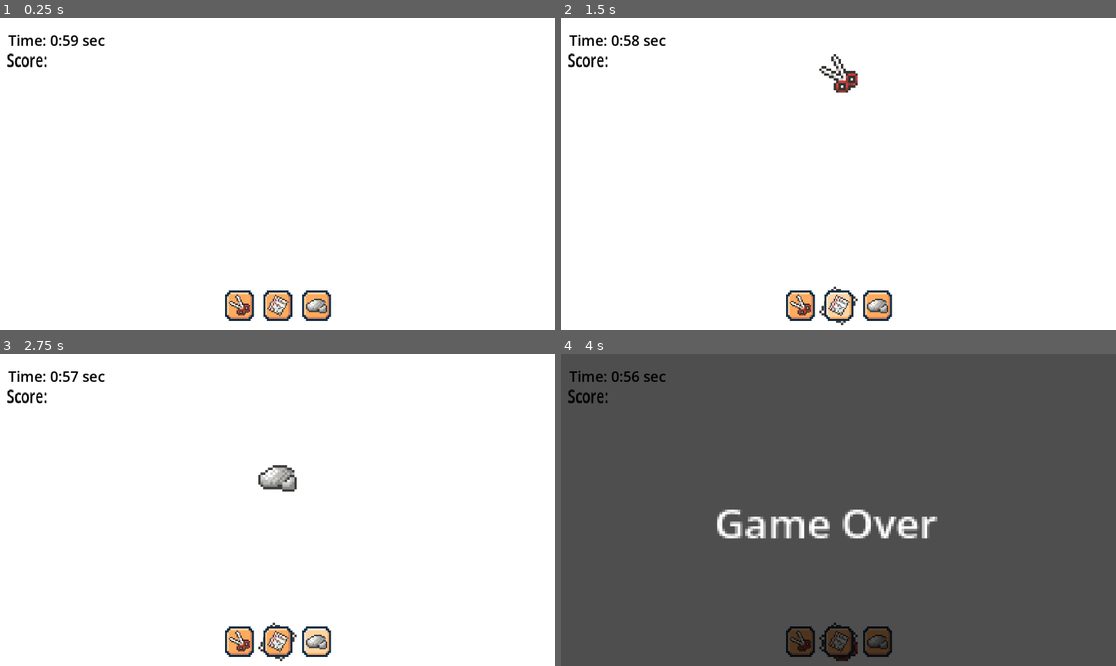
Above: before the commit, frames 1-4 (two rows, left to right).
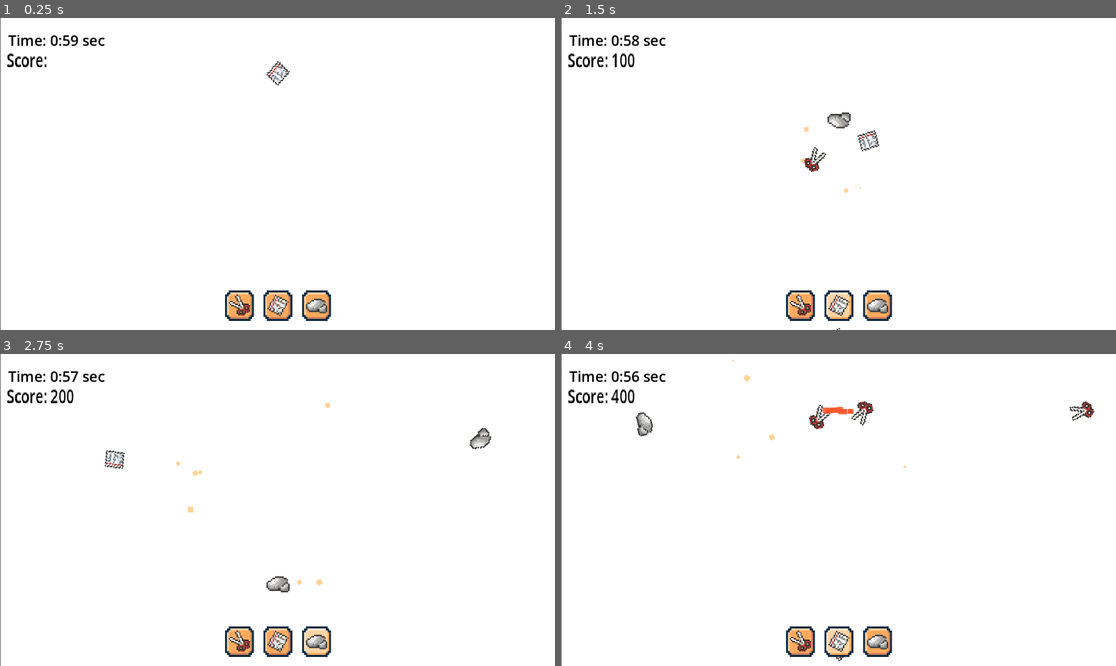
Above: after the commit, the same moments.

Repository: WebsterMiguelle/UnnamedRPS_MockProject
Game: Godot game, scene res://Scenes/Main.tscn
The game is run twice, just before and just after one commit, with the same random seed, the same clock (stepped at 60 frames per second) and the same inputs. Before the commit the project starts from res://Scenes/background.tscn.
Inputs (mouse positions are in pixels of both pictures, inside the frame that each line leads up to):
- Up to frame 1 (0.25 s): no input
- Up to frame 2 (1.5 s): click (799, 305) at 0.5 s; click (838, 305) at 1.25 s
- Up to frame 3 (2.75 s): click (316, 641) at 2 s
- Up to frame 4 (4 s): click (799, 641) at 2.75 s; click (838, 641) at 3.52 s

The runs differ from the first frame. In frame 1, 0.3% of the frame differs, in the area x 0-53%, y 0-100%; in frame 2, 1.1%; in frame 3, 1.3%; in frame 4, 99%, in the area x 0-100%, y 0-100%.

Commit message:
Core Gameplay Update: Better Gameplay Experience

Diff:
--- a/Scenes/Circle.tscn
+++ b/Scenes/Circle.tscn
@@ -8,13 +8,13 @@
 region = Rect2(0, 0, 16, 16)
 
 [sub_resource type="CircleShape2D" id="CircleShape2D_ot13w"]
-radius = 28.442924
+radius = 5.0
 
 [node name="circle" type="Area2D" unique_id=359608244]
 script = ExtResource("1_0qgdb")
 
 [node name="Sprite2D" type="Sprite2D" parent="." unique_id=1944786258]
-scale = Vector2(5, 5)
+scale = Vector2(3, 3)
 texture = SubResource("AtlasTexture_j0i48")
 
 [node name="CollisionShape2D" type="CollisionShape2D" parent="." unique_id=1194783480]
--- a/Scenes/background.tscn
+++ b/Scenes/Main.tscn
@@ -4,6 +4,7 @@
 [ext_resource type="Script" uid="uid://ccvyibobltoo8" path="res://Scripts/color_rect.gd" id="2_4aqey"]
 [ext_resource type="Texture2D" uid="uid://4outa15memkd" path="res://ASSETS/Buttons.png" id="3_4aqey"]
 [ext_resource type="Texture2D" uid="uid://bpqid0b3j45nr" path="res://ASSETS/Icons.png" id="4_xgxeb"]
+[ext_resource type="Script" uid="uid://bl5qa7n8mmpb6" path="res://Scenes/shake_camera.gd" id="5_ltlj5"]
 
 [sub_resource type="AtlasTexture" id="AtlasTexture_xgxeb"]
 atlas = ExtResource("3_4aqey")
@@ -53,16 +54,8 @@
 atlas = ExtResource("4_xgxeb")
 region = Rect2(0, 0, 16, 16)
 
-[node name="Background" type="Node2D" unique_id=76817665]
+[node name="Main" type="Node2D" unique_id=76817665]
 script = ExtResource("1_pojwb")
-player_speed = 500
-enemy_speed = 200
-
-[node name="ColorRect" type="ColorRect" parent="." unique_id=1359677457]
-offset_left = -1.0
-offset_right = 1152.0
-offset_bottom = 654.0
-script = ExtResource("2_4aqey")
 
 [node name="CanvasLayer" type="CanvasLayer" parent="." unique_id=938028321]
 
@@ -183,7 +176,22 @@
 theme_override_font_sizes/font_size = 25
 text = "Score:"
 
+[node name="DifficultyTimer" type="Timer" parent="." unique_id=602760788]
+wait_time = 10.0
+autostart = true
+
+[node name="ShakeCamera" type="Camera2D" parent="." unique_id=706726377]
+position = Vector2(575, 319)
+script = ExtResource("5_ltlj5")
+
+[node name="ColorRect" type="ColorRect" parent="." unique_id=1359677457]
+offset_top = -6.0
+offset_right = 1153.0
+offset_bottom = 648.0
+script = ExtResource("2_4aqey")
+
 [connection signal="pressed" from="CanvasLayer/HBoxContainer/Scissors" to="." method="_on_scissors_pressed"]
 [connection signal="pressed" from="CanvasLayer/HBoxContainer/Paper" to="." method="_on_paper_pressed"]
 [connection signal="pressed" from="CanvasLayer/HBoxContainer/Rock" to="." method="_on_rock_pressed"]
 [connection signal="timeout" from="Enemy Timer" to="." method="_on_enemy_timer_timeout"]
+[connection signal="timeout" from="DifficultyTimer" to="." method="_on_difficulty_timer_timeout"]
--- a/Scenes/Square.tscn
+++ b/Scenes/Square.tscn
@@ -8,13 +8,14 @@
 region = Rect2(16, 0, 16, 16)
 
 [sub_resource type="CircleShape2D" id="CircleShape2D_y4sij"]
-radius = 27.166155
+radius = 5.0990195
 
 [node name="Square" type="Area2D" unique_id=1901825666]
 script = ExtResource("1_1dlly")
 
 [node name="Sprite2D" type="Sprite2D" parent="." unique_id=1530337131]
-scale = Vector2(5, 5)
+rotation = -1.246165
+scale = Vector2(3, 3)
 texture = SubResource("AtlasTexture_1dlly")
 
 [node name="CollisionShape2D" type="CollisionShape2D" parent="." unique_id=800440697]
--- a/Scenes/Time.tscn
+++ b/Scenes/Time.tscn
@@ -1,6 +1,6 @@
 [gd_scene format=3 uid="uid://dtvfk7lrjpneb"]
 
-[ext_resource type="PackedScene" uid="uid://chucarwh7wvmd" path="res://Scenes/background.tscn" id="1_87xcn"]
+[ext_resource type="PackedScene" uid="uid://chucarwh7wvmd" path="res://Scenes/Main.tscn" id="1_87xcn"]
 
 [node name="Node2D" type="Node2D" unique_id=1041593751]
 
--- /dev/null
+++ b/Scenes/clash_particles.gd
@@ -0,0 +1,14 @@
+extends GPUParticles2D
+
+
+# Called when the node enters the scene tree for the first time.
+func _ready() -> void:
+	emitting = true
+	restart()
+	await get_tree().create_timer(1.0).timeout
+	queue_free()
+
+
+# Called every frame. 'delta' is the elapsed time since the previous frame.
+func _process(delta: float) -> void:
+	pass
--- /dev/null
+++ b/Scenes/clash_particles.tscn
@@ -0,0 +1,37 @@
+[gd_scene format=3 uid="uid://6j670v8agu4p"]
+
+[ext_resource type="Script" uid="uid://ctd0luj3026do" path="res://Scenes/clash_particles.gd" id="1_fqgyo"]
+
+[sub_resource type="Curve" id="Curve_pbw6q"]
+_limits = [0.0, 3.0, 0.0, 1.0]
+_data = [Vector2(0, 3), 0.0, 0.0, 0, 0, Vector2(1, 1.1420903), 0.0, 0.0, 0, 0]
+point_count = 2
+
+[sub_resource type="CurveTexture" id="CurveTexture_v1gob"]
+curve = SubResource("Curve_pbw6q")
+
+[sub_resource type="ParticleProcessMaterial" id="ParticleProcessMaterial_jw32o"]
+lifetime_randomness = 0.5
+particle_flag_disable_z = true
+spread = 180.0
+initial_velocity_min = 245.40999
+initial_velocity_max = 365.61
+angular_velocity_min = -380.81
+angular_velocity_max = -153.56001
+gravity = Vector3(3.45, 104.115, 0)
+scale_min = 0.0
+scale_max = 10.309999
+scale_over_velocity_min = 171.31
+scale_over_velocity_max = 234.67
+scale_over_velocity_curve = SubResource("CurveTexture_v1gob")
+color = Color(1, 0.824541, 0.59681135, 1)
+
+[node name="ClashParticles" type="GPUParticles2D" unique_id=1745936587]
+emitting = false
+lifetime = 1.47
+preprocess = 1.64
+explosiveness = 1.0
+randomness = 0.34
+fixed_fps = 0
+process_material = SubResource("ParticleProcessMaterial_jw32o")
+script = ExtResource("1_fqgyo")
--- /dev/null
+++ b/Scenes/draw_particles.gd
@@ -0,0 +1,13 @@
+extends GPUParticles2D
+
+
+# Called when the node enters the scene tree for the first time.
+func _ready() -> void:
+	emitting = true
+	restart()
+	await get_tree().create_timer(1.0).timeout
+	queue_free()
+
+# Called every frame. 'delta' is the elapsed time since the previous frame.
+func _process(delta: float) -> void:
+	pass
--- /dev/null
+++ b/Scenes/draw_particles.tscn
@@ -0,0 +1,34 @@
+[gd_scene format=3 uid="uid://gu2h8scbagpt"]
+
+[ext_resource type="Script" uid="uid://bquhuar4c8bb7" path="res://Scenes/draw_particles.gd" id="1_7hevp"]
+
+[sub_resource type="Curve" id="Curve_ulk4y"]
+_limits = [-24.58, 1.0, 0.0, 1.0]
+_data = [Vector2(0, 1), 0.0, 0.0, 0, 0, Vector2(1, 1), 0.0, 0.0, 0, 0]
+point_count = 2
+
+[sub_resource type="CurveXYZTexture" id="CurveXYZTexture_7hevp"]
+curve_x = SubResource("Curve_ulk4y")
+
+[sub_resource type="ParticleProcessMaterial" id="ParticleProcessMaterial_rj07s"]
+lifetime_randomness = 0.3
+particle_flag_disable_z = true
+inherit_velocity_ratio = 0.11
+direction = Vector3(1.795, 0, 0)
+spread = 91.731
+directional_velocity_min = -720.0
+directional_velocity_max = 719.99994
+directional_velocity_curve = SubResource("CurveXYZTexture_7hevp")
+gravity = Vector3(0, 98, 0)
+scale_min = 6.3799996
+scale_max = 12.759999
+color = Color(1, 0.3529412, 0.18039216, 0.8980392)
+
+[node name="GPUParticles2D" type="GPUParticles2D" unique_id=1321830034]
+amount = 10
+lifetime = 1.29
+interp_to_end = 0.018
+explosiveness = 1.0
+fixed_fps = 0
+process_material = SubResource("ParticleProcessMaterial_rj07s")
+script = ExtResource("1_7hevp")
--- /dev/null
+++ b/Scenes/shake_camera.gd
@@ -0,0 +1,36 @@
+extends Camera2D
+
+@export var decay = 0.9  # How quickly the shaking stops (0-1)
+@export var max_offset = Vector2(5, 5)  # Max horizontal/vertical shake
+@export var max_roll = 0.8  # Maximum rotation in radians
+@export var target : Node2D  # The node the camera follows (e.g., player)
+
+var trauma = 0  # Current shake strength
+var trauma_power = 1  # Trauma exponent for better "feel"
+var noise_y = 0
+
+func _ready():
+	randomize()
+	noise_y = randi()
+
+func add_trauma(amount):
+	trauma = min(trauma + amount, 1.0)
+
+func _process(delta):
+	if target:
+		global_position = target.global_position
+
+	if trauma > 0:
+		trauma = max(trauma - decay * delta, 0)
+		shake()
+	else:
+		rotation = 0
+		offset = Vector2.ZERO
+
+func shake():
+	var amount = pow(trauma, trauma_power)
+	noise_y += 0
+	# Using random noise for smoother shake
+	rotation = max_roll * amount * randf_range(-1, 1)
+	offset.x = max_offset.x * amount * randf_range(-1, 1)
+	offset.y = max_offset.y * amount * randf_range(-1, 1)
--- a/Scenes/triangle.tscn
+++ b/Scenes/triangle.tscn
@@ -8,13 +8,14 @@
 region = Rect2(0, 16, 16, 16)
 
 [sub_resource type="CircleShape2D" id="CircleShape2D_idvkf"]
-radius = 27.45906
+radius = 6.0827627
 
 [node name="triangle" type="Area2D" unique_id=2086610785]
 script = ExtResource("1_4roi2")
 
 [node name="Sprite2D" type="Sprite2D" parent="." unique_id=363585374]
-scale = Vector2(5, 5)
+rotation = 0.7853982
+scale = Vector2(3, 3)
 texture = SubResource("AtlasTexture_4roi2")
 
 [node name="CollisionShape2D" type="CollisionShape2D" parent="." unique_id=1068785958]
--- a/Scripts/background.gd
+++ b/Scripts/background.gd
@@ -4,17 +4,37 @@
 @onready var square_scene = preload("res://Scenes/square.tscn")
 @onready var circle_scene = preload("res://Scenes/circle.tscn")
 @onready var game_over_screen = get_node("CanvasLayer/Game Over Screen")
-
+@onready var enemy_timer: Timer = $"Enemy Timer"
+@onready var shake_camera: Camera2D = $ShakeCamera
+@onready var clash_particles = preload("res://Scenes/clash_particles.tscn")
+@onready var draw_particles = preload("res://Scenes/draw_particles.tscn")
 const PLAYER_LINE_Y = 400
 const ENEMY_LINE_Y = 100
 
-@export var player_speed := 200
-@export var enemy_speed := 150
+@export var player_speed := 300
+@export var player_acceleration := 20
+
+@export var initial_enemy_speed := 800:
+	set(value):
+		initial_enemy_speed = clamp(value,800,1600)
+@export var final_enemy_speed := 50:
+	set(value):
+		final_enemy_speed = clamp(value,50,200)
+@export var enemy_decceleration := 20
+@export var enemy_spawn_rate := 3.0:
+	set(value):
+		enemy_spawn_rate = clamp(value,1.0,3.0)
 
 @onready var score_label = $CanvasLayer2/Score
 var player_score: int = 0
 @export var points_per_win: int = 100
 
+func _ready() -> void:
+	var node = get_node('')
+	enemy_timer.wait_time = enemy_spawn_rate
+	enemy_headstart()
+
+
 func update_score_label():
 	score_label.text = "Score: %d" % player_score
 
@@ -32,55 +52,89 @@
 
 
 func spawn_shape(shape_scene, button_node):
+
+	#1. INSTANTIATE
 	var shape = shape_scene.instantiate()
+
+
+	#2. POSITIONING
 	var button_pos = button_node.get_global_position()
 	#shape.position = Vector2(get_viewport_rect().size.x / 2, PLAYER_LINE_Y)  # same Y for horizontal line
 	var start_x = get_viewport_rect().size.x / 2
-	var start_y = get_viewport_rect().size.y - 50  # bottom of screen
+	var start_y = get_viewport_rect().size.y + 50  # bottom of screen
 	shape.position = Vector2(start_x, start_y)
-	shape.name = "Player"
+
+	#3. SETTING PARAMETERS
+	shape.setup(player_speed,player_acceleration,0)
+
+	#4. ADD CHILD
+	shape.add_to_group("players")
 	add_child(shape)
 	#animate_up(shape)
 
 func _process(delta):
-	for player in get_children():
-		if player.name == "Player":
-			player.position.y -= player_speed * delta
-			check_clash(player)
-			if player.position.y < -50:  # off top of screen
-				player.queue_free()
-
-	for enemy in get_children():
-		if enemy.name == "Enemy":
-			enemy.position.y += enemy_speed * delta  # move down
-			if enemy.position.y > get_viewport_rect().size.y + 50:  # off bottom of screen
-				enemy.queue_free()
+	for player in get_tree().get_nodes_in_group("players"):
+		if player.position.y < 600:
+			player.speed += player.acceleration
+		player.position.y -= player.speed * delta
+		check_clash(player)
+		if player.position.y < -50:  # off top of screen
+			player.queue_free()
+
+	for enemy in get_tree().get_nodes_in_group("enemies"):
+		if enemy.speed > final_enemy_speed:
+			enemy.speed -= enemy.decceleration
+		enemy.position.y += enemy.speed * delta  # move down
+		if enemy.position.y > get_viewport_rect().size.y + 50:
+			if enemy.is_clashed == false:
+				show_game_over()
+			enemy.queue_free()
 
 func animate_up(shape):
 	var tween = create_tween()
 	tween.tween_property(shape, "position:y", shape.position.y - 50, 0.5)
 
 
-func spawn_enemy_top():
-	var rand = randi() % 3
+func spawn_enemy_top(value):
+	#Value: if -1, default spawning, else, intentionally spawn desired shape at will
+
+	#1. CHOOSE SHAPE
 	var shape_scene
 
-	match rand:
-		0: shape_scene = triangle_scene
-		1: shape_scene = square_scene
-		2: shape_scene = circle_scene
-
+	if value == -1:
+		var rand = randi() % 3
+		match rand:
+			0: shape_scene = triangle_scene
+			1: shape_scene = square_scene
+			2: shape_scene = circle_scene
+	else:
+		match value:
+			0: shape_scene = triangle_scene
+			1: shape_scene = square_scene
+			2: shape_scene = circle_scene
+
+	#2. INSTANTIATE
 	var enemy = shape_scene.instantiate()
-	enemy.name = "Enemy"  # mark it
-
-
+	enemy.add_to_group("enemies")
+
+	#3. POSITIONING
 	var center_x = get_viewport_rect().size.x / 2
 	#enemy.position = Vector2(center_x, ENEMY_LINE_Y)
 	enemy.position = Vector2(center_x, -50)
-
+	enemy.scale.y = -1
+
+	#4. SETTING PARAMETERS
+	enemy.setup(initial_enemy_speed,0,enemy_decceleration)
+
+	#5. ADD CHILD
+	enemy.add_to_group("enemies")
 	add_child(enemy)
-	animate_enemy_down(enemy)
-
+	#animate_enemy_down(enemy)
+
+func enemy_headstart(): #Start the Game with Enemy Advantage
+	spawn_enemy_top(-1)
+	await get_tree().create_timer(0.8).timeout
+	spawn_enemy_top(-1)
 
 func animate_enemy_down(enemy):
 	var bottom_y = get_viewport_rect().size.y + 60
@@ -89,32 +143,96 @@
 	tween.tween_property(enemy, "position:y", bottom_y, 5)
 
 func check_clash(player_shape):
-	for enemy in get_children():
-		if enemy.name == "Enemy" and player_shape.global_position.distance_to(enemy.global_position) < 40:
-			resolve_rps(player_shape.type_name, enemy.type_name)
-			enemy.queue_free()
-			player_shape.queue_free()
-
-
-func resolve_rps(player_type, enemy_type):
+	for enemy in get_tree().get_nodes_in_group("enemies"):
+		if player_shape.global_position.distance_to(enemy.global_position) < 40:
+
+
+			#MARKED AS CLASHED
+			enemy.is_clashed = true
+			player_shape.is_clashed = true
+
+			#CHECK RPS STATUS
+			resolve_rps(player_shape.type_name, enemy.type_name, player_shape.global_position)
+
+			#SHAKE EFFECT
+			shake_camera.add_trauma(0.2)
+
+			#SLOW MOTION EFFECT
+			var tween = create_tween()
+			tween.tween_property(Engine, "time_scale", 0.1, 0)
+			tween.tween_property(Engine, "time_scale", 1, 0.1)
+
+			#THROW SHAPES OFF-SCREEN
+			var rotation_speed = randi_range(360,720)
+			var y_offset = randi_range(-300,300)
+			var x_target = get_viewport_rect().size.x + 200
+			var x_target2 = get_viewport_rect().size.x - 1200
+
+
+			var enemy_tween = create_tween()
+			enemy_tween.parallel().tween_property(enemy, "position:x", x_target, 0.8)
+			enemy_tween.parallel().tween_property(enemy, "position:y", enemy.position.y + y_offset, 0.8)
+			enemy_tween.parallel().tween_property(enemy, "rotation_degrees", enemy.rotation_degrees + rotation_speed, 0.8)
+
+			enemy_tween.tween_callback(enemy.queue_free)
+
+			var player_tween = create_tween()
+			player_tween.parallel().tween_property(player_shape, "position:x", x_target2, 0.8)
+			player_tween.parallel().tween_property(player_shape, "position:y", player_shape.position.y + y_offset, 0.8)
+			player_tween.parallel().tween_property(player_shape, "rotation_degrees", player_shape.rotation_degrees + rotation_speed, 0.8)
+
+			player_tween.tween_callback(player_shape.queue_free)
+
+
+func resolve_rps(player_type, enemy_type, position):
 	if player_type == enemy_type:
 		print("Draw!")
+
+		#EMIT DRAW PARTICLE
+		var particle = draw_particles.instantiate()
+		particle.position =  position
+
+		add_child(particle)
 	elif (player_type == "Triangle" and enemy_type == "Square") or \
 		 (player_type == "Square" and enemy_type == "Circle") or \
 		 (player_type == "Circle" and enemy_type == "Triangle"):
 		print("Player Wins!")
+
+		#EMIT CLASH PARTICLE
+		var particle = clash_particles.instantiate()
+		particle.position =  position
+		add_child(particle)
 		player_score += points_per_win
 		update_score_label()
+
 	else:
 		print("Player Loses!")
 		show_game_over()
 
 
 func _on_enemy_timer_timeout() -> void:
-	spawn_enemy_top()
+	var chance = randf()
+	if chance <= 0.3: # 30% Chance to Spawn a Triplet
+		var rand = randi() % 3
+		spawn_enemy_top(rand)
+		await get_tree().create_timer(0.3).timeout
+		spawn_enemy_top(rand)
+		await get_tree().create_timer(0.3).timeout
+		spawn_enemy_top(rand)
+	else: #70% Chance to Spawn a Randomized Projectile
+		spawn_enemy_top(-1)
 
 
 func show_game_over():
 	game_over_screen.visible = true
 	await get_tree().process_frame
 	get_tree().paused = true
+
+
+func _on_difficulty_timer_timeout() -> void:
+	initial_enemy_speed += 25
+	final_enemy_speed += 20
+	enemy_spawn_rate -= 0.2
+	enemy_timer.wait_time = enemy_spawn_rate
+	print('Difficulty Up! Initial Enemy Speed: ' + str(initial_enemy_speed)
+	 + ', Final Enemy Speed: ' + str(final_enemy_speed) + ', Spawn Rate: ' + str(enemy_spawn_rate))
--- a/Scripts/circle.gd
+++ b/Scripts/circle.gd
@@ -1,6 +1,15 @@
 extends Node2D
 
 @export var type_name = "Circle"
+var speed := 0
+var acceleration := 0
+var decceleration := 0
+var is_clashed := false
+
+func setup(spd, acc, dec):
+	speed = spd
+	acceleration = acc
+	decceleration = dec
 
 # Called when the node enters the scene tree for the first time.
 func _ready() -> void:
--- a/Scripts/square.gd
+++ b/Scripts/square.gd
@@ -1,8 +1,16 @@
 extends Node2D
 
 @export var type_name = "Square"
+var speed := 0
+var acceleration := 0
+var decceleration := 0
+var is_clashed := false
 
-# Called when the node enters the scene tree for the first time.
+func setup(spd, acc, dec):
+	speed = spd
+	acceleration = acc
+	decceleration = dec
+
 func _ready() -> void:
 	pass # Replace with function body.
 
--- a/Scripts/triangle.gd
+++ b/Scripts/triangle.gd
@@ -1,10 +1,19 @@
 extends Node2D
 
 @export var type_name = "Triangle"
+var speed := 0
+var acceleration := 0
+var decceleration := 0
+var is_clashed := false
+
+func setup(spd, acc, dec):
+	speed = spd
+	acceleration = acc
+	decceleration = dec
 
 # Called when the node enters the scene tree for the first time.
 func _ready() -> void:
-	pass # Replace with function body.
+	pass
 
 
 # Called every frame. 'delta' is the elapsed time since the previous frame.
Not shown, added: Scenes/clash_particles.gd.uid
Not shown, added: Scenes/draw_particles.gd.uid
Not shown, added: Scenes/shake_camera.gd.uid
